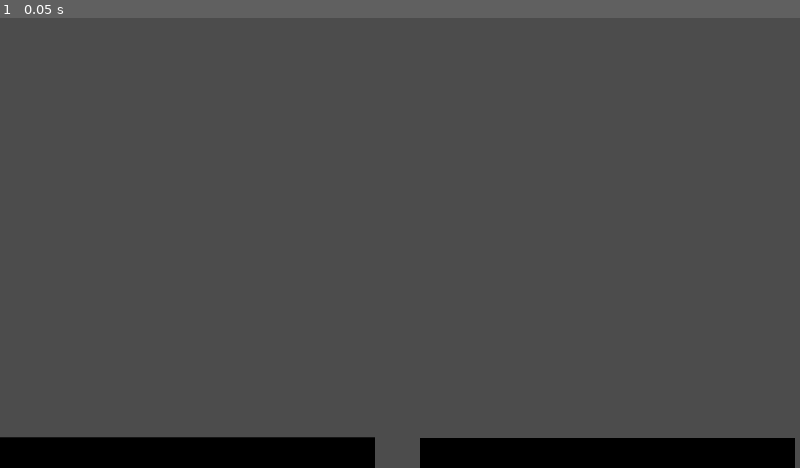
Above: before the commit, frame 1.
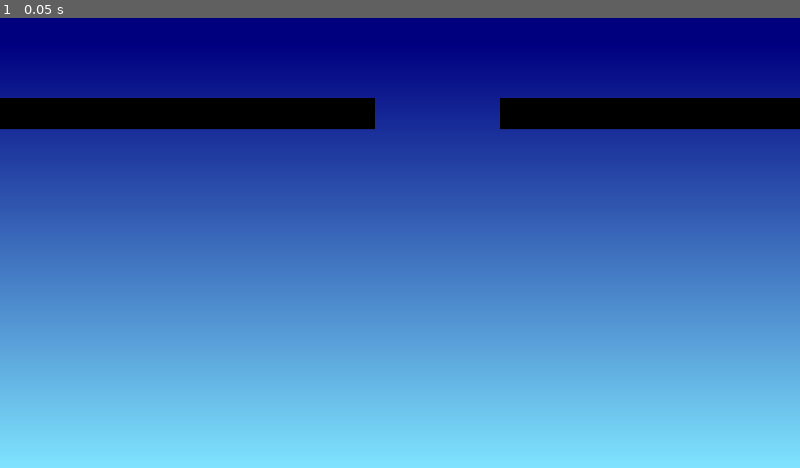
Above: after the commit, the same moment.

Repository: oscarcp/GGJ2020-HobbyPont
Game: Godot game, scene res://menu.tscn
Two runs of this game, one before a commit and one after it. Both use one fixed random seed, a clock stepped at 60 frames per second and the inputs below.
Inputs:
- Up to frame 1 (0.05 s): no input

The runs differ from the first frame. In frame 1, 100% of the frame differs, in the area x 0-100%, y 0-100%.

Commit message:
Moar changes!!

Diff:
--- a/menu.tscn
+++ b/menu.tscn
@@ -1,6 +1,7 @@
-[gd_scene load_steps=3 format=2]
+[gd_scene load_steps=4 format=2]
 
 [ext_resource path="res://img/platformbg.png" type="Texture" id=1]
+[ext_resource path="res://img/skybg.png" type="Texture" id=2]
 
 [sub_resource type="RectangleShape2D" id=1]
 extents = Vector2( 100.38, 25.8033 )
@@ -9,7 +10,7 @@
 position = Vector2( 96, 696 )
 
 [node name="Platform1" type="Sprite" parent="."]
-position = Vector2( 3.7106, 0 )
+position = Vector2( 4, -543 )
 texture = ExtResource( 1 )
 __meta__ = {
 "_edit_group_": true
@@ -21,9 +22,9 @@
 shape = SubResource( 1 )
 
 [node name="LevelWall" type="Sprite" parent="."]
-position = Vector2( -120, -210.5 )
+position = Vector2( -120, -454.146 )
 rotation = 1.5708
-scale = Vector2( 2.385, 1 )
+scale = Vector2( 4.82146, 1 )
 __meta__ = {
 "_edit_group_": true
 }
@@ -31,10 +32,25 @@
 [node name="StaticBody2D" type="StaticBody2D" parent="LevelWall"]
 
 [node name="CollisionShape2D" type="CollisionShape2D" parent="LevelWall/StaticBody2D"]
+position = Vector2( 1.04822, 7.62939e-06 )
+shape = SubResource( 1 )
+
+[node name="LevelWall2" type="Sprite" parent="."]
+position = Vector2( 1280, -447.184 )
+rotation = 1.5708
+scale = Vector2( 1.21966, 1 )
+__meta__ = {
+"_edit_group_": true
+}
+
+[node name="StaticBody2D" type="StaticBody2D" parent="LevelWall2"]
+
+[node name="CollisionShape2D" type="CollisionShape2D" parent="LevelWall2/StaticBody2D"]
+position = Vector2( 1.04822, 7.62939e-06 )
 shape = SubResource( 1 )
 
 [node name="Platform2" type="Sprite" parent="."]
-position = Vector2( 203.711, 0 )
+position = Vector2( 204, -543 )
 texture = ExtResource( 1 )
 __meta__ = {
 "_edit_group_": true
@@ -46,7 +62,7 @@
 shape = SubResource( 1 )
 
 [node name="Platform3" type="Sprite" parent="."]
-position = Vector2( 403.711, 0 )
+position = Vector2( 404, -543 )
 texture = ExtResource( 1 )
 __meta__ = {
 "_edit_group_": true
@@ -58,7 +74,7 @@
 shape = SubResource( 1 )
 
 [node name="Platform6" type="Sprite" parent="."]
-position = Vector2( 676, 1 )
+position = Vector2( 804, -543 )
 texture = ExtResource( 1 )
 __meta__ = {
 "_edit_group_": true
@@ -70,7 +86,7 @@
 shape = SubResource( 1 )
 
 [node name="Platform5" type="Sprite" parent="."]
-position = Vector2( 876, 1 )
+position = Vector2( 1004, -543 )
 texture = ExtResource( 1 )
 __meta__ = {
 "_edit_group_": true
@@ -82,7 +98,7 @@
 shape = SubResource( 1 )
 
 [node name="Platform4" type="Sprite" parent="."]
-position = Vector2( 1076, 1 )
+position = Vector2( 1204, -543 )
 texture = ExtResource( 1 )
 __meta__ = {
 "_edit_group_": true
@@ -93,10 +109,53 @@
 [node name="CollisionShape2D" type="CollisionShape2D" parent="Platform4/StaticBody2D"]
 shape = SubResource( 1 )
 
+[node name="Platform9" type="Sprite" parent="."]
+position = Vector2( 1404, -351 )
+texture = ExtResource( 1 )
+__meta__ = {
+"_edit_group_": true
+}
+
+[node name="StaticBody2D" type="StaticBody2D" parent="Platform9"]
+
+[node name="CollisionShape2D" type="CollisionShape2D" parent="Platform9/StaticBody2D"]
+shape = SubResource( 1 )
+
+[node name="Platform8" type="Sprite" parent="."]
+position = Vector2( 1604, -351 )
+texture = ExtResource( 1 )
+__meta__ = {
+"_edit_group_": true
+}
+
+[node name="StaticBody2D" type="StaticBody2D" parent="Platform8"]
+
+[node name="CollisionShape2D" type="CollisionShape2D" parent="Platform8/StaticBody2D"]
+shape = SubResource( 1 )
+
+[node name="Platform7" type="Sprite" parent="."]
+position = Vector2( 1804, -351 )
+texture = ExtResource( 1 )
+__meta__ = {
+"_edit_group_": true
+}
+
+[node name="StaticBody2D" type="StaticBody2D" parent="Platform7"]
+
+[node name="CollisionShape2D" type="CollisionShape2D" parent="Platform7/StaticBody2D"]
+shape = SubResource( 1 )
+
 [node name="ParallaxBackground" type="ParallaxBackground" parent="."]
 
-[node name="ParallaxLayer" type="ParallaxLayer" parent="ParallaxBackground"]
+[node name="Main Sky Parallax" type="ParallaxLayer" parent="ParallaxBackground"]
+motion_mirroring = Vector2( 1280, 0 )
 
-[node name="Sprite" type="Sprite" parent="ParallaxBackground/ParallaxLayer"]
+[node name="Sky" type="Sprite" parent="ParallaxBackground/Main Sky Parallax"]
+position = Vector2( 640, 360 )
+texture = ExtResource( 2 )
 
-[node name="Sky" type="Sprite" parent="."]
+[node name="ParallaxLayer2" type="ParallaxLayer" parent="ParallaxBackground"]
+
+[node name="Sprite" type="Sprite" parent="ParallaxBackground/ParallaxLayer2"]
+
+[node name="Camera2D" type="Camera2D" parent="."]
Binary file added: img/skybg.png
Not shown, added: img/skybg.png.import
